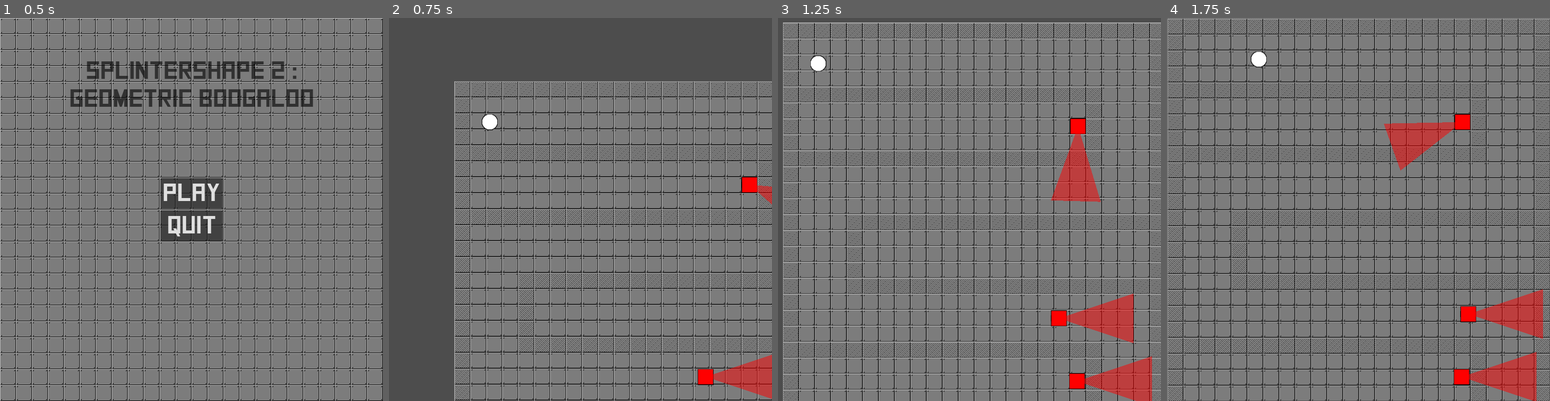
Above: before the commit, frames 1-4 (left to right).
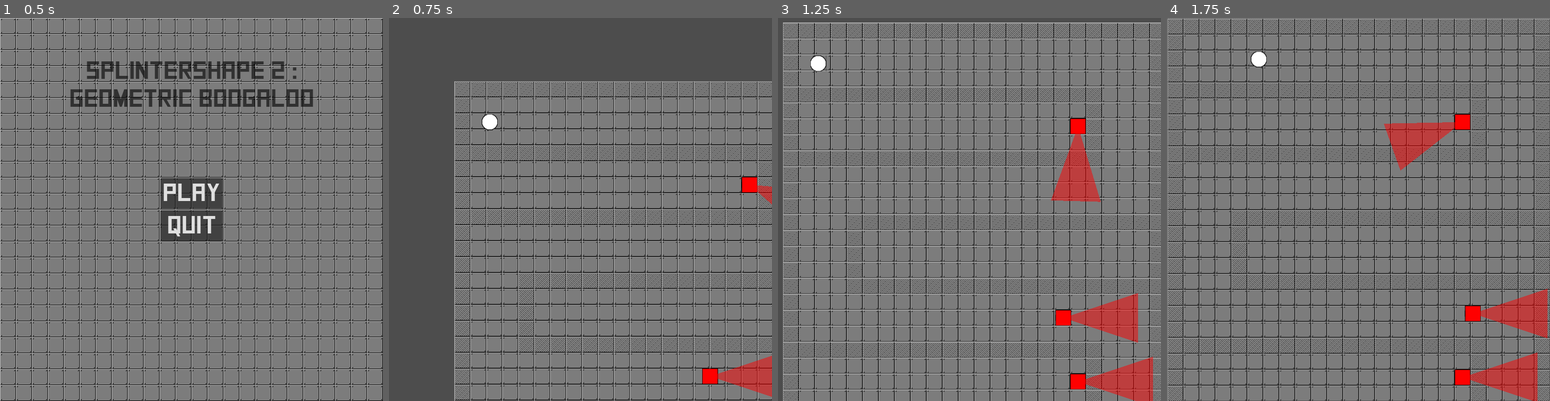
Above: after the commit, the same moments.

Repository: Silvester56/splintershape2
Game: Godot game, scene res://scenes/main_menu.tscn
Same seed, same stepped clock (60 frames per second), same inputs: the game is played once before the commit and once after it.
Inputs:
- Up to frame 1 (0.5 s): no input
- Up to frame 2 (0.75 s): click "Play" at 0.5 s
- Up to frame 3 (1.25 s): no input
- Up to frame 4 (1.75 s): hold D (right) from 1.28 s (still down); tap Space (action) at 1.35 s

Frame 1 is identical in both runs. In frame 2, 0.2% of the frame differs, in the area x 80-100%, y 87-100%; in frame 3, 0.5%, in the area x 71-98%, y 71-100%; in frame 4, 0.5%.

Commit message:
Implement a way to create enemies programmatically

Diff:
--- a/scenes/game.tscn
+++ b/scenes/game.tscn
@@ -41,6 +41,7 @@
 
 [node name="Game" type="Node2D"]
 script = ExtResource("1_j3ogq")
+EnemyScene = ExtResource("6_g70xu")
 
 [node name="Ground" type="TileMapLayer" parent="."]
 tile_map_data = PackedByteArray("AAAAAAAAAAAAAAAAAAAAAAEAAAAAAAAAAAAAAAIAAAAAAAAAAAAAAAMAAAAAAAAAAAAAAAQAAAAAAAAAAAAAAA …(82864 unchanged characters)…
@@ -175,29 +176,6 @@
 [node name="CollisionShape2D" type="CollisionShape2D" parent="Player/Range"]
 shape = SubResource("CircleShape2D_1gp26")
 
-[node name="RedRotate" parent="." instance=ExtResource("6_g70xu")]
-position = Vector2(592, 208)
-currentState = 2
-currentShape = 1
-
-[node name="GreenPatrolForce" parent="." instance=ExtResource("6_g70xu")]
-position = Vector2(206, 956)
-currentState = 1
-currentShape = 2
-directionX = 1
-forceVisionRotation = 270
-
-[node name="RedPatrol" parent="." instance=ExtResource("6_g70xu")]
-position = Vector2(487, 593)
-currentState = 1
-currentShape = 1
-directionX = 1
-
-[node name="RedIdle" parent="." instance=ExtResource("6_g70xu")]
-position = Vector2(590, 719)
-currentShape = 1
-directionX = 1
-
 [connection signal="pressed" from="Player/Camera2D/PauseScreen/VBoxContainer/Continue" to="Player" method="_on_continue_pressed"]
 [connection signal="pressed" from="Player/Camera2D/PauseScreen/VBoxContainer/Quit" to="Player" method="_on_quit_pressed"]
 [connection signal="pressed" from="Player/Camera2D/GameOverScreen/VBoxContainer/Retry" to="Player" method="_on_retry_pressed"]
--- a/scripts/enemy.gd
+++ b/scripts/enemy.gd
@@ -7,15 +7,24 @@
 	SLEEPING
 }
 
-@export var currentState: Behavior
-@export var currentShape: Shape.Type
-@export var directionX = 0
-@export var directionY = 0
-@export var forceVisionRotation = 0
+var currentState: Behavior
+var currentShape: Shape.Type
+var directionX = 0
+var directionY = 0
+var forceVisionRotation = 0
 
 const SPEED = 100.0
 const isEnemy = true
 var sleepingTextVisibleCharacters = 0
+
+func setAttributes(posX, posY, behavior, shape, dX, dY, vision) -> void:
+	position.x = posX
+	position.y = posY
+	currentState = behavior
+	currentShape = shape
+	directionX = dX
+	directionY = dY
+	forceVisionRotation = vision
 
 func _ready() -> void:
 	$Shape.region_rect = Rect2(Shape.getSpriteOffset(currentShape), 0, 32, 32)
--- a/scripts/game.gd
+++ b/scripts/game.gd
@@ -1,4 +1,23 @@
 extends Node2D
+
+@export var EnemyScene: PackedScene
+
+var arrayOfEnemies = [
+	{"x": 18, "y": 6, "behavior": Enemy.Behavior.ROTATE, "shape": Shape.Type.RED_SQUARE},
+	{"x": 15, "y": 18, "behavior": Enemy.Behavior.PATROL, "shape": Shape.Type.RED_SQUARE, "dirX": 1},
+	{"x": 18, "y": 22, "behavior": Enemy.Behavior.IDLE, "shape": Shape.Type.RED_SQUARE},
+	{"x": 6, "y": 29, "behavior": Enemy.Behavior.PATROL, "shape": Shape.Type.GREEN_TRIANGLE, "dirX": 1, "vision": 270},
+	]
+
+func _ready() -> void:
+	var enemyToAdd
+	for e in arrayOfEnemies:
+		var dirX = e.dirX if e.has("dirX") else 0
+		var dirY = e.dirY if e.has("dirY") else 0
+		var vision = e.vision if e.has("vision") else 0
+		enemyToAdd = EnemyScene.instantiate()
+		enemyToAdd.setAttributes(e.x * 32 + 16, e.y * 32 + 16, e.behavior, e.shape, dirX, dirY, vision)
+		add_child(enemyToAdd)
 
 func gameover() -> void:
 	$Player/Camera2D/GameOverScreen.show()
